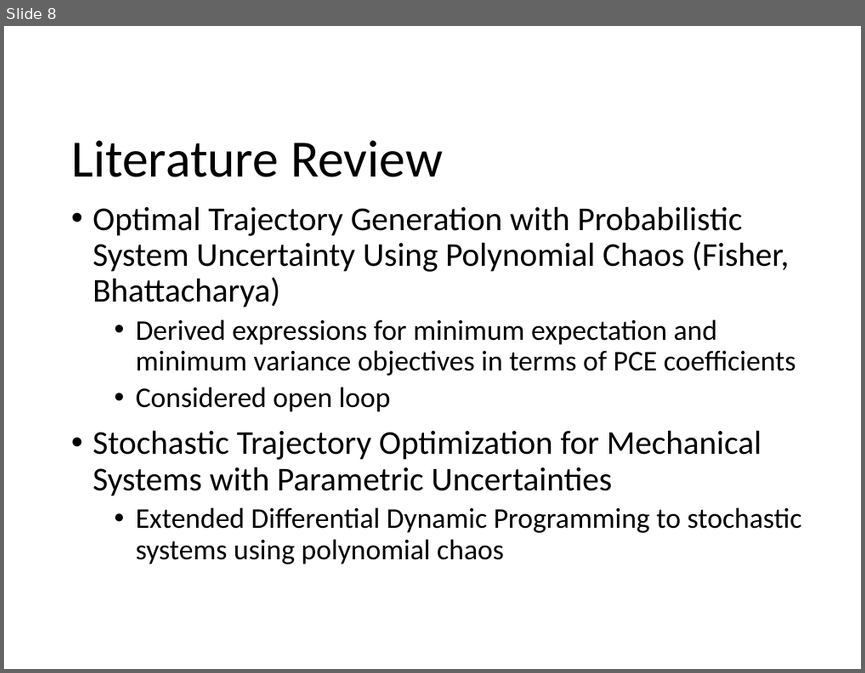
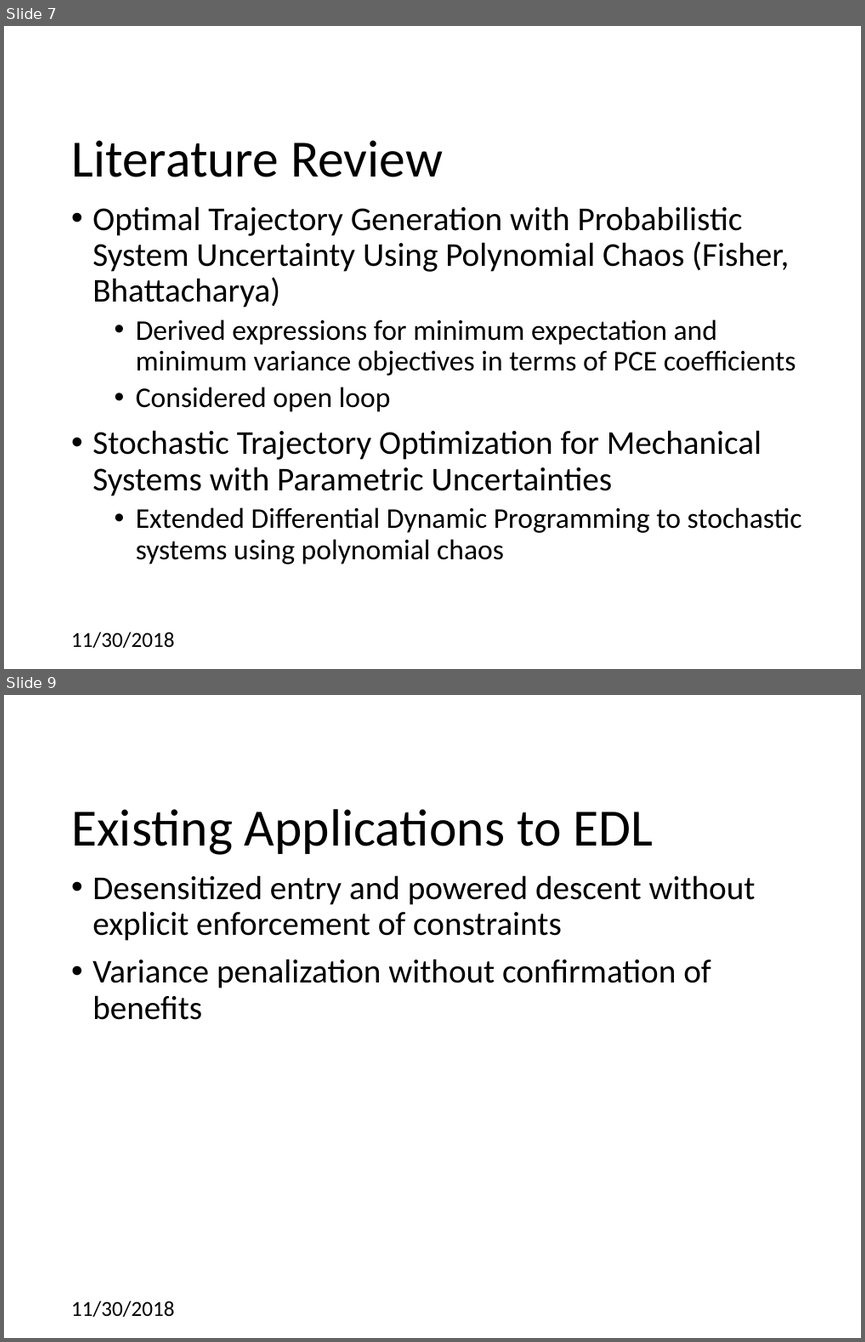
Before and after one commit to CDNoyes/EDL-Py, a slide deck: Documents/Qual Exam.pptx. Shown one above the other, each under a label of ours: slide 8 before the commit, slides 7 and 9 after it; the slides between them are not shown. The pictures are 865x673 and 865x1342 pixels, drawn with LibreOffice and Linux fonts; fonts in the diff are those of the drawing; background and template pictures are left out. Boxes give left, top, right and bottom in pixels: in the first picture for what was removed or moved away, otherwise in the second. Text is boxed around its words. In the diff, an @@ line names an element or a change of style, - is before the commit and + after.

```diff
--- a/Documents/Qual Exam.pptx
+++ b/Documents/Qual Exam.pptx
@@ slide 9 added at [4, 695, 861, 1338], background #FFFFFF @@
@@ title added at [71, 809, 653, 855], 44 pt, text #000000 @@
+Existing Applications to EDL
@@ text added at [92, 875, 755, 1020], 28 pt, text #000000 @@
+• Desensitized entry and powered descent without explicit enforcement of constraints
+• Variance penalization without confirmation of benefits
@@ text added at [71, 1300, 174, 1316], 18 pt, text #000000 @@
+11/30/2018
@@ what was slide 8 is now slide 7 @@
@@ slide 7 changed as well @@
@@ text added at [71, 631, 174, 647], 18 pt, text #000000 @@
+11/30/2018
```
Also in this commit, not shown: 27 other slides changed, 5 other slides added, 1 slide removed.
